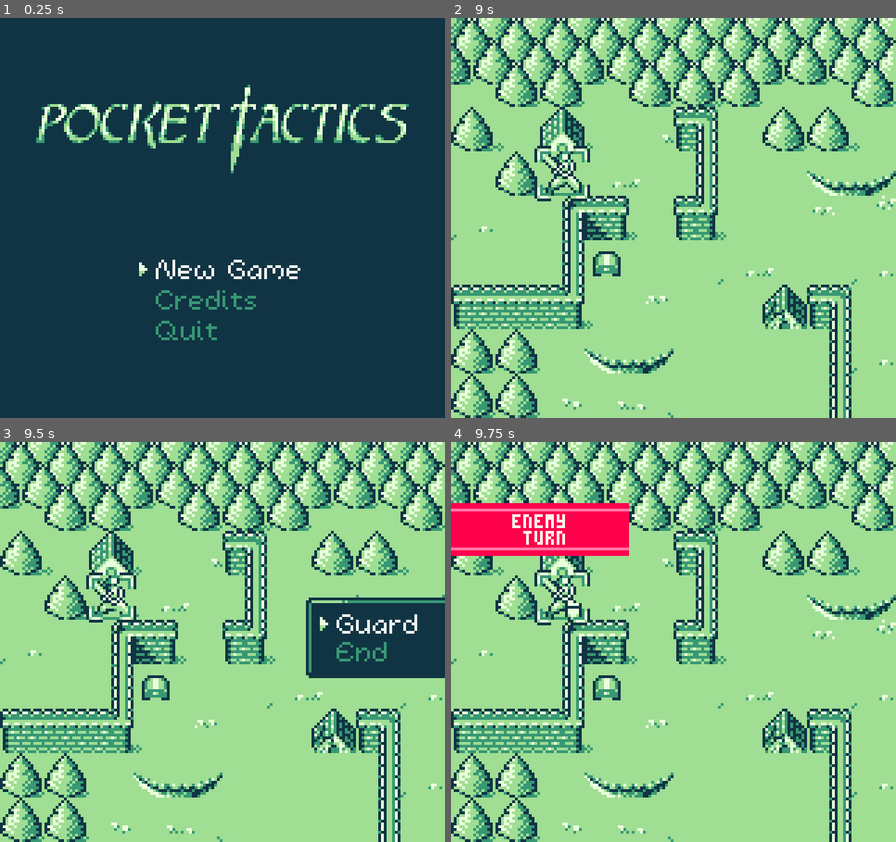
Above: before the commit, frames 1-4 (two rows, left to right).
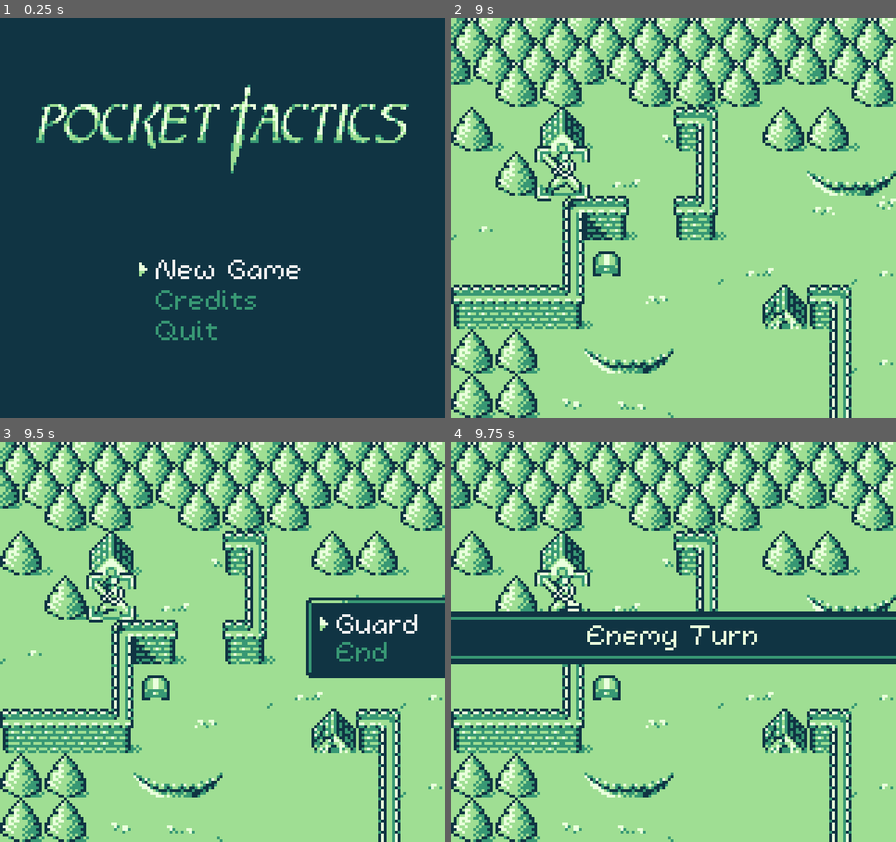
Above: after the commit, the same moments.

Repository: kevinlights/titan_tactics
Game: Godot game, scene res://scenes/landing.tscn
Two runs of this game, one before a commit and one after it. Both use one fixed random seed, a clock stepped at 60 frames per second and the inputs below.
Inputs (mouse positions are in pixels of both pictures, inside the frame that each line leads up to):
- Up to frame 1 (0.25 s): no input
- Up to frame 2 (9 s): click "New Game" at 0.5 s; tap Enter (ui_accept) at 1.25, 1.52, 2.27, 4.52, 5.27, 6.02, 6.5, 7.52, 8.27 s; move the mouse to (651, 298) at 1.27 s; hold Up (ui_up) 1.28-2.75 s; move the mouse to (807, 278) at 2.02 s; click "Start level" at 2.75 s; move the mouse to (540, 158) at 3.52 s; hold Left (ui_left) 3.53-5.03 s; move the mouse to (695, 218) at 4.27 s; move the mouse to (606, 118) at 5.02 s; hold Down (ui_down) 5.03-5.78 s; move the mouse to (771, 198) at 5.77 s; hold Right (ui_right) 5.78-6.53 s; move the mouse to (584, 238) at 6.52 s; hold Up (ui_up) 6.53-7.28 s; move the mouse to (718, 130) at 7.27 s; hold Right (ui_right) from 7.28 s (still down); move the mouse to (651, 298) at 8.02 s; move the mouse to (807, 278) at 8.77 s
- Up to frame 3 (9.5 s): keep holding Right (ui_right); tap Enter (ui_accept) at 9.02 s
- Up to frame 4 (9.75 s): release Right (ui_right) at 9.5 s; click "Guard" at 9.5 s

Frames 1-3 are identical in both runs. In frame 4, 17% of the frame differs, in the area x 0-100%, y 15-56%.

Commit message:
updated player turn and enemy turn banners

Diff:
--- a/scenes/gui.tscn
+++ b/scenes/gui.tscn
@@ -63,14 +63,14 @@
 "name": "up",
 "speed": 3.0
 }, {
+"frames": [ SubResource( 3 ), SubResource( 4 ) ],
+"loop": true,
+"name": "down",
+"speed": 3.0
+}, {
 "frames": [  ],
 "loop": true,
 "name": "neutral",
-"speed": 3.0
-}, {
-"frames": [ SubResource( 3 ), SubResource( 4 ) ],
-"loop": true,
-"name": "down",
 "speed": 3.0
 } ]
 
@@ -97,24 +97,19 @@
 "name": "up",
 "speed": 3.0
 }, {
+"frames": [ SubResource( 8 ), SubResource( 9 ) ],
+"loop": true,
+"name": "down",
+"speed": 3.0
+}, {
 "frames": [  ],
 "loop": true,
 "name": "neutral",
 "speed": 3.0
-}, {
-"frames": [ SubResource( 8 ), SubResource( 9 ) ],
-"loop": true,
-"name": "down",
-"speed": 3.0
 } ]
 
 [sub_resource type="DynamicFont" id=11]
 size = 4
-font_data = ExtResource( 13 )
-
-[sub_resource type="DynamicFont" id=12]
-size = 4
-extra_spacing_bottom = -2
 font_data = ExtResource( 13 )
 
 [sub_resource type="AtlasTexture" id=13]
@@ -191,6 +186,11 @@
 "speed": 5.0
 } ]
 
+[sub_resource type="DynamicFont" id=12]
+size = 4
+extra_spacing_bottom = -2
+font_data = ExtResource( 13 )
+
 [sub_resource type="AtlasTexture" id=26]
 atlas = ExtResource( 23 )
 region = Rect2( 0, 0, 8, 8 )
@@ -616,51 +616,50 @@
 }
 
 [node name="positioner" type="Node2D" parent="playerturn"]
-position = Vector2( -64, 22 )
+position = Vector2( -160, 60 )
 z_index = 10
 
 [node name="front" type="ColorRect" parent="playerturn/positioner"]
-margin_right = 64.0
-margin_bottom = 19.0
-color = Color( 0.0235294, 0.352941, 0.709804, 1 )
+margin_top = 1.0
+margin_right = 160.0
+margin_bottom = 20.0
+color = Color( 0.219608, 0.596078, 0.454902, 1 )
 __meta__ = {
 "_edit_use_anchors_": false
 }
 
 [node name="line" type="ColorRect" parent="playerturn/positioner/front"]
 margin_top = 16.0
-margin_right = 64.0
+margin_right = 160.0
 margin_bottom = 17.0
-color = Color( 0.160784, 0.678431, 1, 1 )
+color = Color( 0.623529, 0.870588, 0.576471, 1 )
 __meta__ = {
 "_edit_use_anchors_": false
 }
 
 [node name="line2" type="ColorRect" parent="playerturn/positioner/front"]
 margin_top = 2.0
-margin_right = 64.0
+margin_right = 160.0
 margin_bottom = 3.0
-color = Color( 0.160784, 0.678431, 1, 1 )
+color = Color( 0.623529, 0.870588, 0.576471, 1 )
 __meta__ = {
 "_edit_use_anchors_": false
 }
 
 [node name="player turn" type="Label" parent="playerturn/positioner/front"]
 margin_left = -2.0
-margin_top = 4.0
-margin_right = 38.0
-margin_bottom = 18.0
-custom_fonts/font = SubResource( 12 )
-custom_colors/font_color = Color( 1, 0.945098, 0.909804, 1 )
-text = "YOUR
- TURN"
-align = 2
+margin_top = 7.0
+margin_right = 159.0
+margin_bottom = 21.0
+theme = ExtResource( 22 )
+custom_colors/font_color = Color( 0.917647, 1, 0.866667, 1 )
+text = "Your Turn"
+align = 1
 __meta__ = {
 "_edit_use_anchors_": false
 }
 
 [node name="enemyturn" type="Control" parent="."]
-visible = false
 margin_top = 1.0
 margin_right = 40.0
 margin_bottom = 41.0
@@ -670,46 +669,46 @@
 }
 
 [node name="positioner" type="Node2D" parent="enemyturn"]
-position = Vector2( -64, 22 )
+position = Vector2( -160, 60 )
 z_index = 10
 
 [node name="front" type="ColorRect" parent="enemyturn/positioner"]
-margin_top = -1.0
-margin_right = 64.0
-margin_bottom = 18.0
-color = Color( 1, 0, 0.301961, 1 )
+margin_top = -0.292892
+margin_right = 160.0
+margin_bottom = 18.7071
+color = Color( 0.0627451, 0.203922, 0.262745, 1 )
 __meta__ = {
 "_edit_use_anchors_": false
 }
 
 [node name="line" type="ColorRect" parent="enemyturn/positioner/front"]
-margin_top = 16.0
-margin_right = 64.0
-margin_bottom = 17.0
-color = Color( 1, 0.466667, 0.658824, 1 )
+margin_left = 0.353554
+margin_top = 16.3536
+margin_right = 160.0
+margin_bottom = 17.3536
+color = Color( 0.219608, 0.596078, 0.454902, 1 )
 __meta__ = {
 "_edit_use_anchors_": false
 }
 
 [node name="line2" type="ColorRect" parent="enemyturn/positioner/front"]
-margin_top = 2.0
-margin_right = 64.0
-margin_bottom = 3.0
-color = Color( 1, 0.466667, 0.658824, 1 )
+margin_top = 1.64645
+margin_right = 160.0
+margin_bottom = 2.64645
+color = Color( 0.219608, 0.596078, 0.454902, 1 )
 __meta__ = {
 "_edit_use_anchors_": false
 }
 
 [node name="player turn" type="Label" parent="enemyturn/positioner/front"]
-margin_left = 2.0
-margin_top = 4.0
-margin_right = 42.0
-margin_bottom = 18.0
-custom_fonts/font = SubResource( 12 )
-custom_colors/font_color = Color( 1, 0.945098, 0.909804, 1 )
-text = "ENEMY
-TURN"
-align = 2
+margin_left = 1.35355
+margin_top = 7.0
+margin_right = 160.354
+margin_bottom = 16.0
+theme = ExtResource( 22 )
+custom_colors/font_color = Color( 0.917647, 1, 0.866667, 1 )
+text = "Enemy Turn"
+align = 1
 __meta__ = {
 "_edit_use_anchors_": false
 }
--- a/scripts/gui/nextturn.gd
+++ b/scripts/gui/nextturn.gd
@@ -3,7 +3,7 @@
 signal done
 
 var start
-var start_x = -64
+var start_x = -160
 var ttl = 60
 var done = true
 
@@ -18,7 +18,7 @@
 	print("next turn ui reset")
 	pick_random_sfx(get_parent().get_node("sfx/turn_alert"))
 	start = OS.get_ticks_msec()
-	start_x = -64
+	start_x = -160
 	done = false
 
 func _process(delta):
@@ -26,11 +26,11 @@
 		return
 	var now = OS.get_ticks_msec()
 	if now - start < ttl:
-		$positioner.position.x = lerp(start_x, start_x + 64, float(now - start) / float(ttl))
+		$positioner.position.x = lerp(start_x, start_x + 160, float(now - start) / float(ttl))
 	else:
 		done = true
-		$positioner.position.x = start_x + 64
+		$positioner.position.x = start_x + 160
 		yield(get_tree().create_timer(2.0), "timeout")
-		$positioner.position.x = -64
+		$positioner.position.x = -160
 		hide()
 		emit_signal("done")
